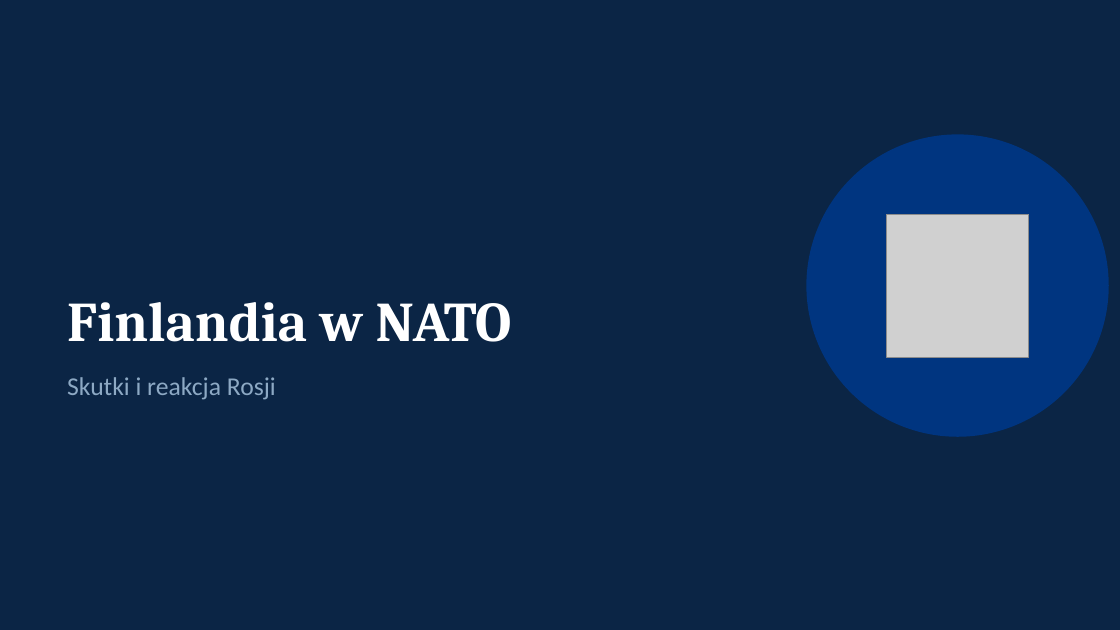
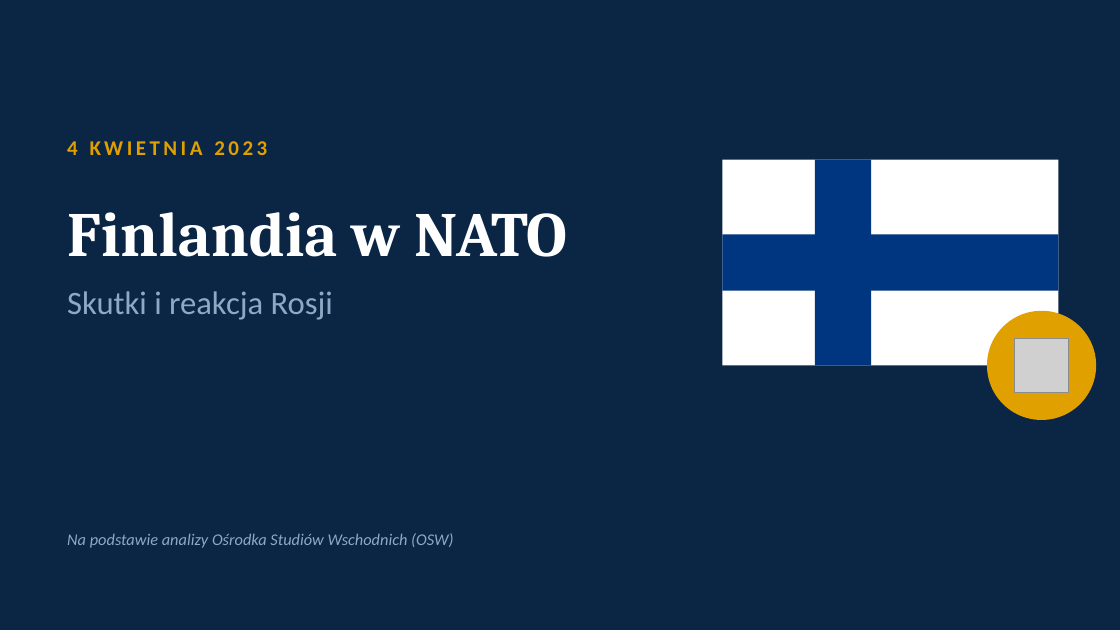
Before and after one commit to fn2h6j82h2-sys/Kjjjj, a slide deck: slide 1 of Finlandia_w_NATO.pptx. Drawn at 1120x630 pixels with LibreOffice and Linux fonts; fonts in the diff are those of the drawing; grey boxes stand for pictures. Boxes give left, top, right and bottom in pixels: in the first picture for what was removed or moved away, otherwise in the second. Text is boxed around its words. In the diff, an @@ line names an element or a change of style, - is before the commit and + after.

```diff
--- a/Finlandia_w_NATO.pptx
+++ b/Finlandia_w_NATO.pptx
@@ text added at [67,141,267,155], 18 pt, text #E0A100, bold @@
+4 KWIETNIA 2023
@@ rectangle added at [723,160,1059,365], fill #FFFFFF @@
@@ rectangle added at [815,160,871,365], fill #003580 @@
@@ text "Finlandia w NATO": place and size @@
-text "Finlandia w NATO" at [67,302,512,342]
+text "Finlandia w NATO" at [67,212,567,257]
@@ text "Finlandia w NATO" at [67,212,567,257]: size 48 to 54 pt; vertical alignment bottom to middle @@
@@ rectangle: place and size @@
-rectangle at [807,134,1109,437]
+rectangle at [723,234,1059,291]
@@ rectangle at [723,234,1059,291]: ellipse to rectangle @@
@@ picture removed at [886,214,1029,357] @@
@@ text "Skutki i reakcja Rosji": place and size @@
-text "Skutki i reakcja Rosji" at [67,377,276,400]
+text "Skutki i reakcja Rosji" at [67,291,333,320]
@@ text "Skutki i reakcja Rosji" at [67,291,333,320]: size 22 to 28 pt; less space between paragraphs @@
@@ ellipse added at [987,311,1096,420], fill #E0A100 @@
@@ picture added at [1014,339,1069,393] @@
@@ text added at [67,533,453,548], 14 pt, text #8DA9C4, italic @@
+Na podstawie analizy Ośrodka Studiów Wschodnich (OSW)
```
Also in this commit, not shown: 6 slides added, 5 slides removed.
